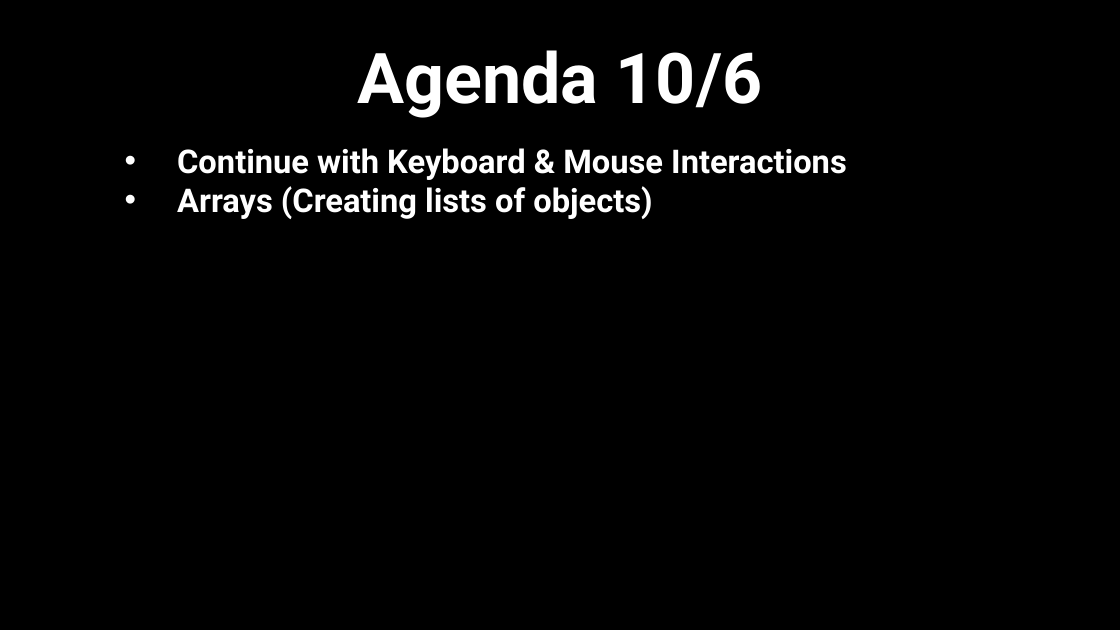
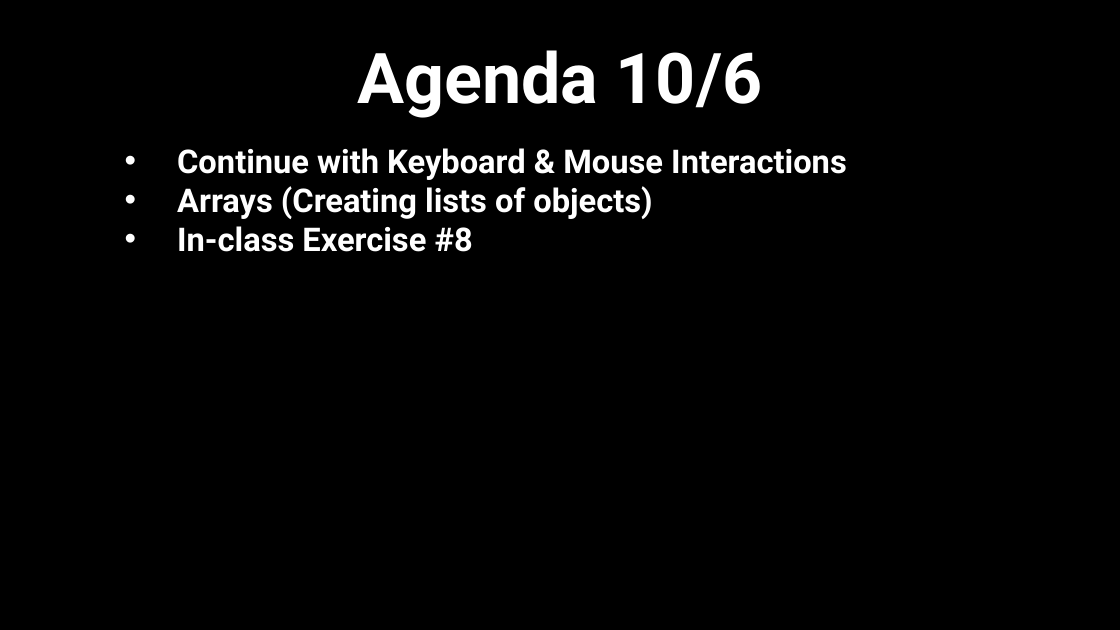
Before and after one commit to scotchANDsolder/Classes-and-Teaching, a slide deck: slide 1 of STA-491-PC-F21/7 - More Interactivity & Arrays.pptx. Drawn at 1120x630 pixels with LibreOffice and Linux fonts; fonts in the diff are those of the drawing. Boxes give left, top, right and bottom in pixels: in the first picture for what was removed or moved away, otherwise in the second. Text is boxed around its words. In the diff, an @@ line names an element or a change of style, - is before the commit and + after.

```diff
--- a/STA-491-PC-F21/7 - More Interactivity & Arrays.pptx
+++ b/STA-491-PC-F21/7 - More Interactivity & Arrays.pptx
@@ text at (x1=177, y1=226, x2=473, y2=252): paragraph added @@
+• In-class Exercise #8
```
Also in this commit, not shown: 1 slide removed, 3 other files.
